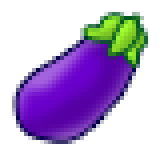
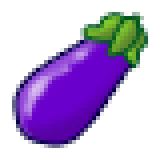
Layers edited between the first and the second (160, 160) image:
"Слой 14": opacity 100% → 47% over (88, 16, 140, 60)
painted on "Фигура 12" over (108, 20, 140, 56)
"Слой 15": opacity 100% → 57% over (72, 16, 144, 76)
painted on "Фигура 11" over (84, 16, 144, 68)
added layer "Слой 16" (68%) in group "2" over (20, 44, 100, 120)
"Слой 13": opacity 39% → 28%, painted on it over (12, 16, 144, 148)
painted on "Слой 12" over (12, 16, 144, 140)
painted on "Фигура 10" over (16, 20, 140, 144)
